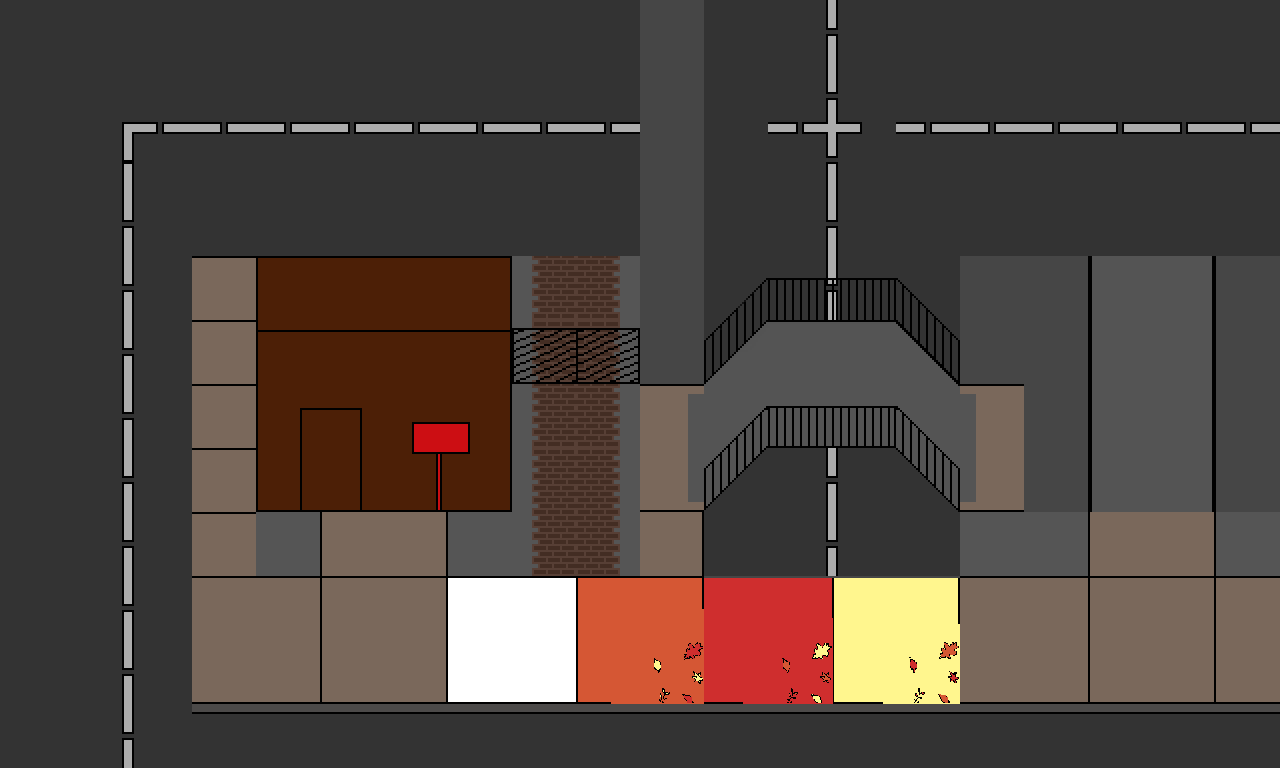
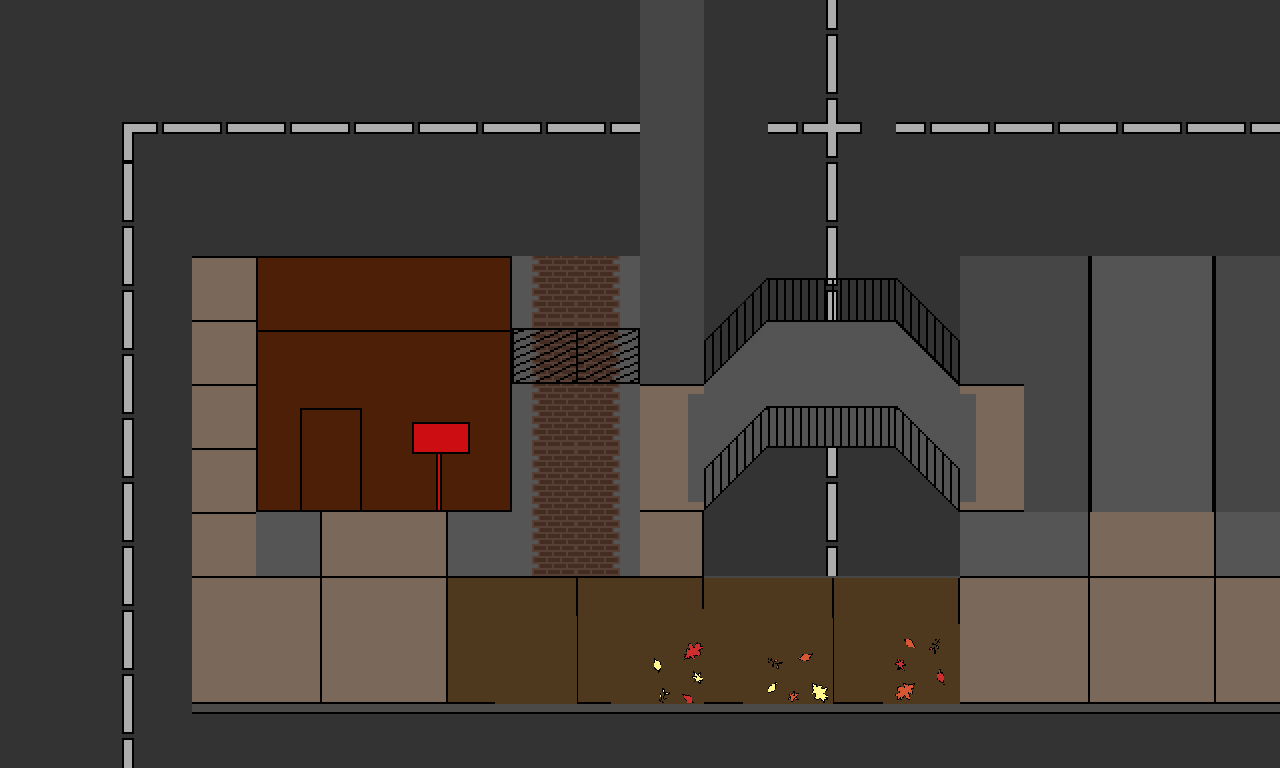
Before/after of a 1280px x 768px layered artwork. What changed in the layer stack:
added layer "Layer 3 copy" above "Layer 3" over box(654, 639, 945, 703)
hid "Layer 3" over box(654, 642, 959, 703)
added layer "Layer 0 copy" above "Layer 0" over box(448, 578, 960, 704)
painted on "Layer 0" over box(448, 578, 577, 704)
